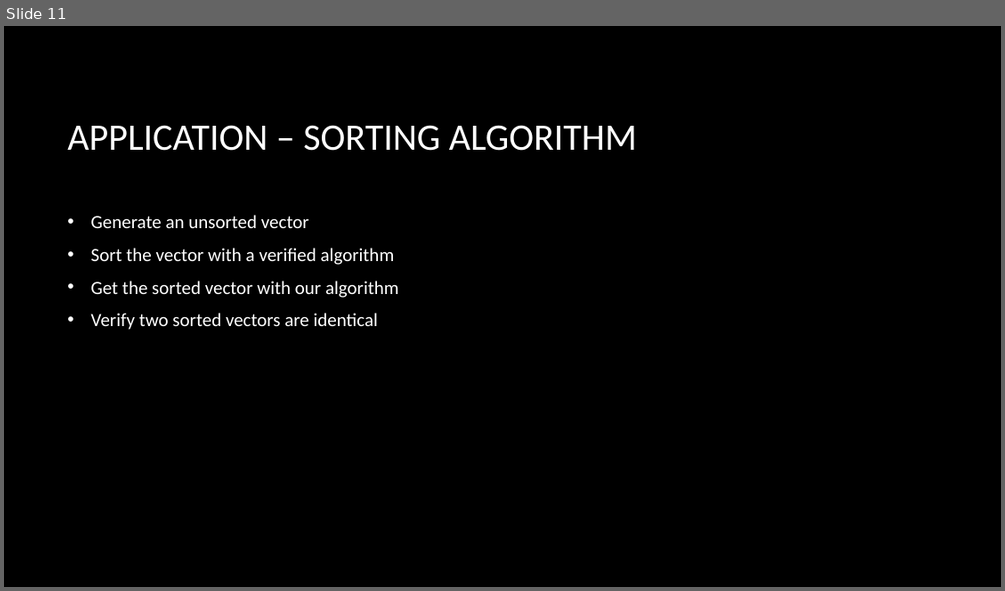
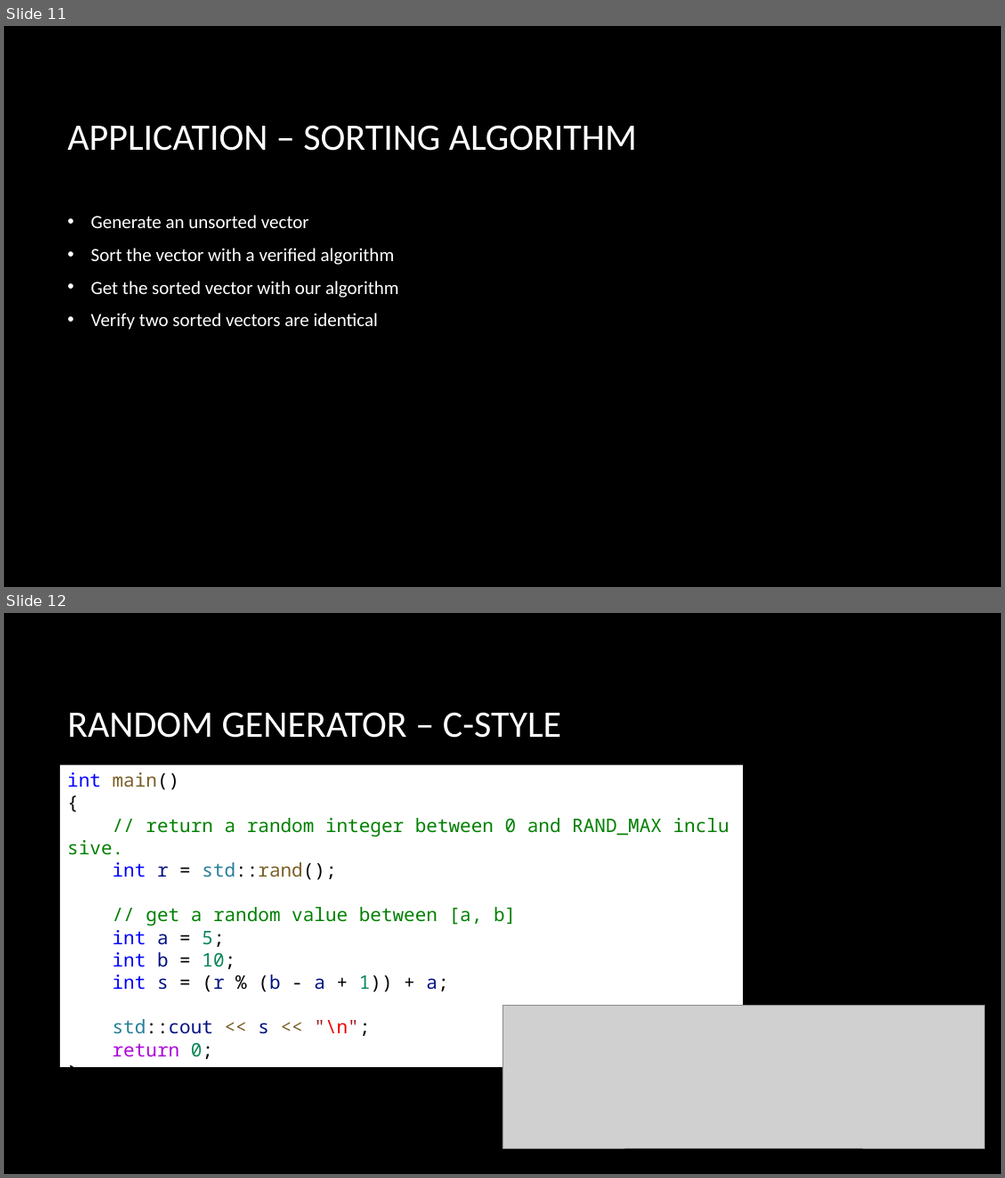
Before and after one commit to CNOCycle/cpp_tutorial, a slide deck: lab04/00-lab04.pptx. Shown one above the other, each under a label of ours: slide 11 before the commit, slides 11 and 12 after it. The pictures are 1005x591 and 1005x1178 pixels, drawn with LibreOffice and Linux fonts; fonts in the diff are those of the drawing; grey boxes stand for pictures; background and template pictures are left out. Boxes give left, top, right and bottom in pixels: in the first picture for what was removed or moved away, otherwise in the second. Text is boxed around its words. In the diff, an @@ line names an element or a change of style, - is before the commit and + after.

```diff
--- a/lab04/00-lab04.pptx
+++ b/lab04/00-lab04.pptx
@@ slide 12 added at (4,613,1001,1174), background picture (left out) @@
@@ title added at (67,712,561,738), 36 pt, text #FFFFFF @@
+RANDOM GENERATOR – C-STYLE
@@ rectangle added at (60,765,743,1067), fill #FFFFFF, 18 pt, text #008000 @@
+int main()
+{
+// return a random integer between 0 and RAND_MAX inclusive.
+int r = std::rand();
+// get a random value between [a, b]
+int a = 5;
+int b = 10;
+int s = (r % (b - a + 1)) + a;
+std::cout << s << "\n";
+return 0;
+}
@@ picture added at (502,1005,985,1148) @@
```
Also in this commit, not shown: 1 slide changed, 4 other slides added, 21 other files.
